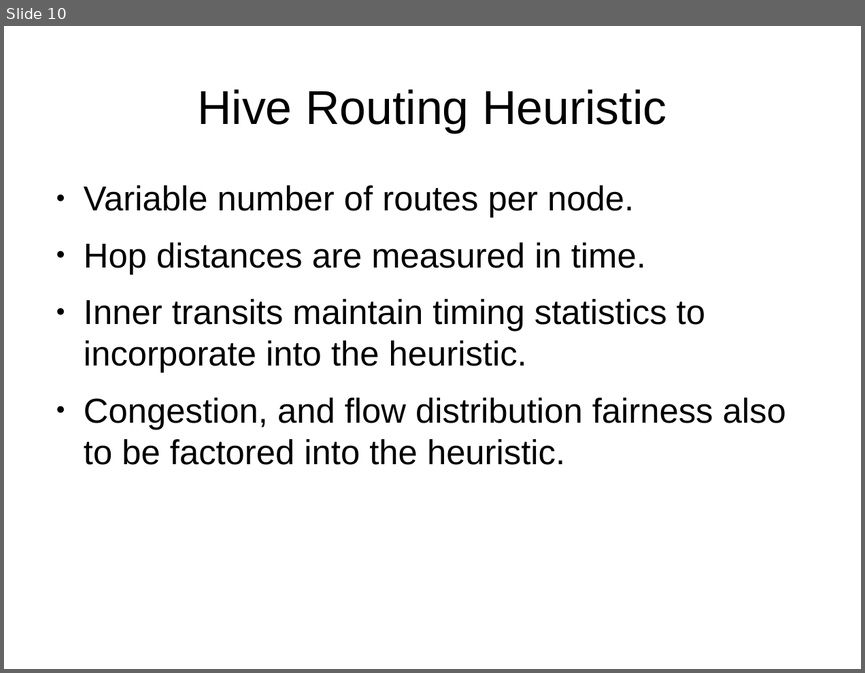
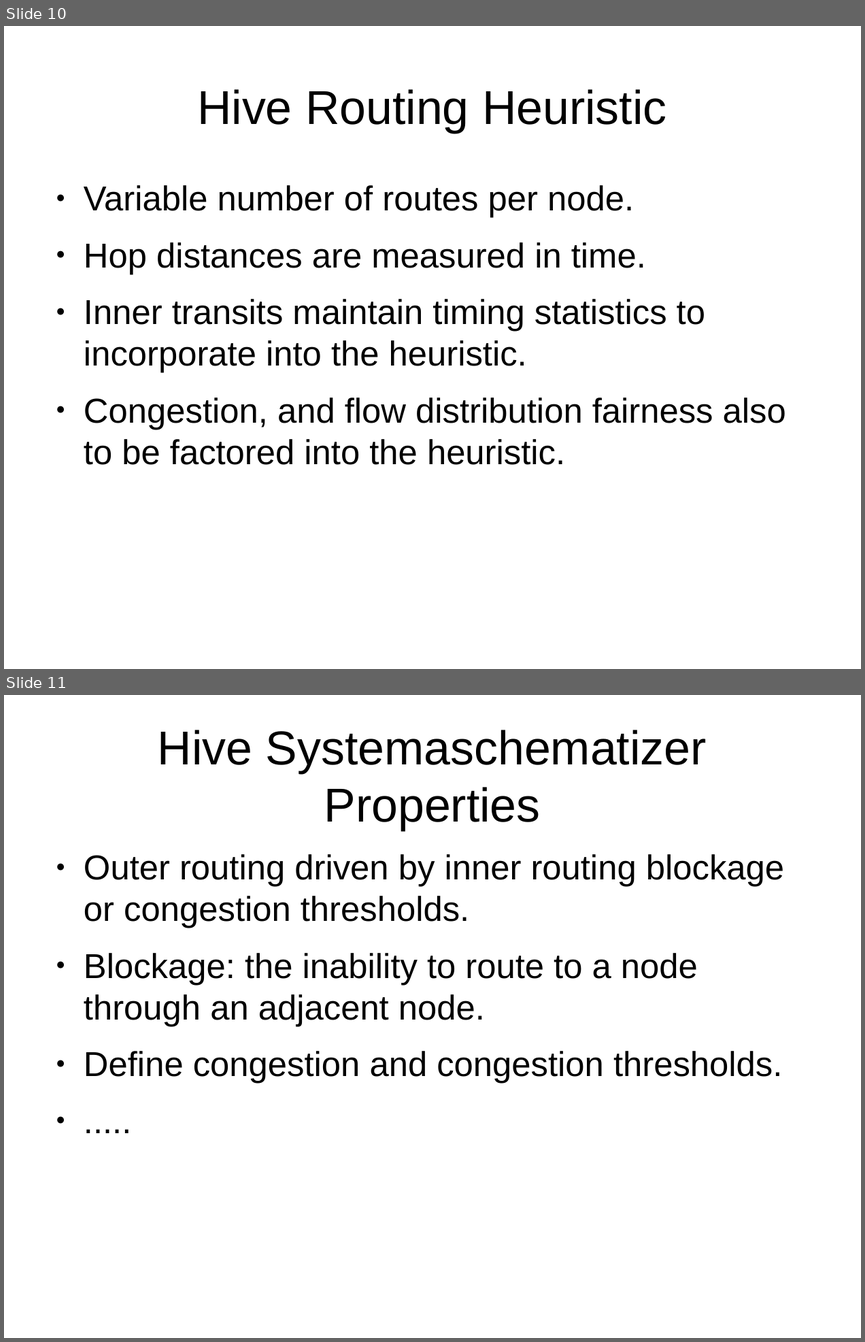
Before and after one commit to 8bitgeek/hive, a slide deck: docs/hive-slides.odp. Shown one above the other, each under a label of ours: slide 10 before the commit, slides 10 and 11 after it. The pictures are 865x673 and 865x1342 pixels, drawn with LibreOffice and Linux fonts; fonts in the diff are those of the drawing; background and template pictures are left out. Boxes give left, top, right and bottom in pixels: in the first picture for what was removed or moved away, otherwise in the second. Text is boxed around its words. In the diff, an @@ line names an element or a change of style, - is before the commit and + after.

Commit message:
update on the tech preview

```diff
--- a/docs/hive-slides.odp
+++ b/docs/hive-slides.odp
@@ slide 11 added at (x1=4, y1=695, x2=861, y2=1338), background #FFFFFF @@
@@ title added at (x1=158, y1=730, x2=706, y2=830), 44 pt, text #000000 @@
+Hive Systemaschematizer Properties
@@ text added at (x1=84, y1=854, x2=784, y2=1083), 32 pt, text #000000 @@
+● Outer routing driven by inner routing blockage or congestion thresholds.
+● Blockage: the inability to route to a node through an adjacent node.
+● Define congestion and congestion thresholds.
+● .....
```
